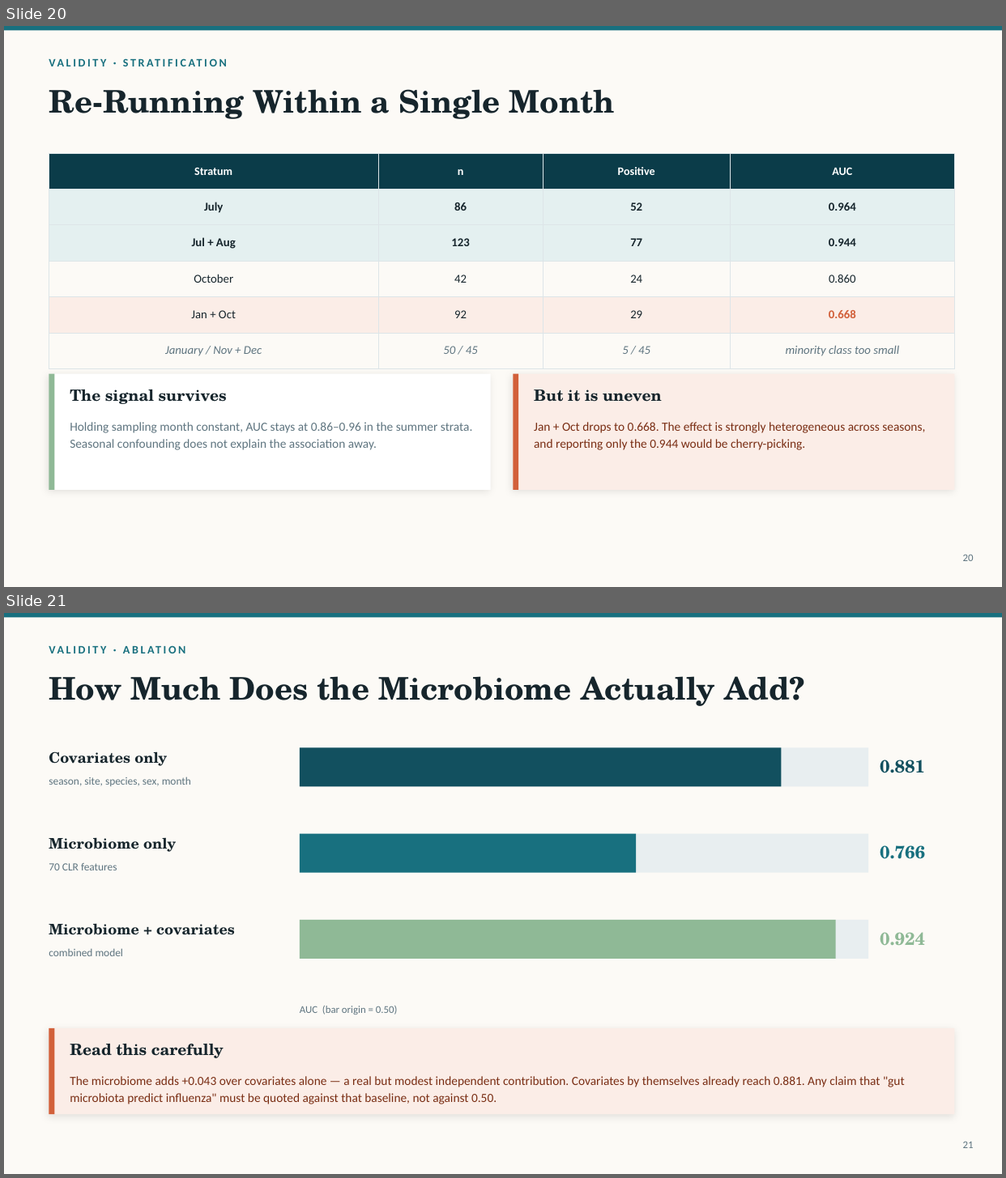
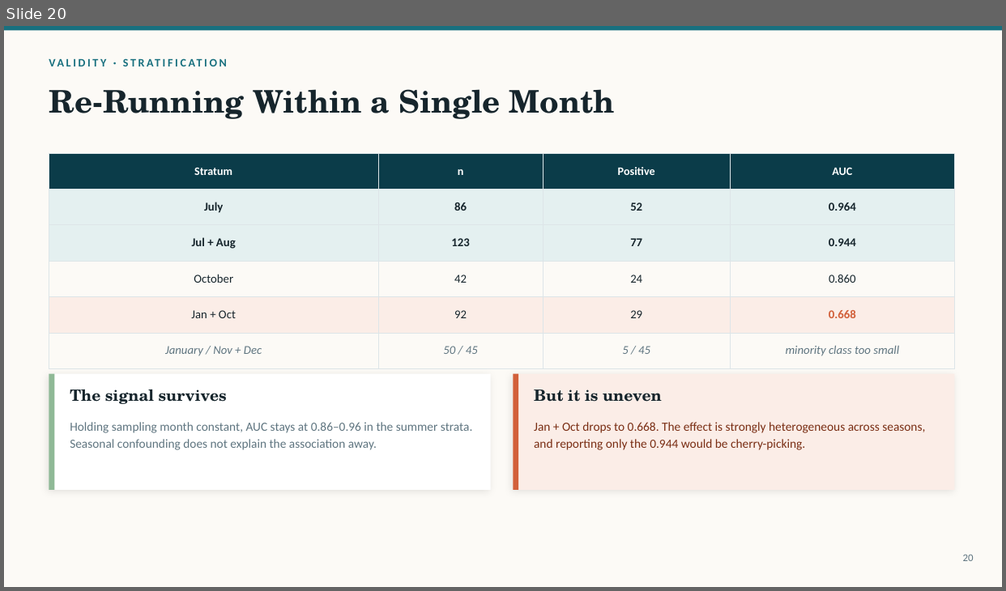
Before and after one commit to pengsihua2023/Christina-machine-learning-project, a slide deck: slides/Influenza_Microbiome_ML_Overview.pptx. Shown one above the other, each under a label of ours: slides 20 and 21 before the commit, slide 20 after it. The pictures are 1006x1178 and 1006x591 pixels, drawn with LibreOffice and Linux fonts; fonts in the diff are those of the drawing. Boxes give left, top, right and bottom in pixels: in the first picture for what was removed or moved away, otherwise in the second. Text is boxed around its words. In the diff, an @@ line names an element or a change of style, - is before the commit and + after.

```diff
--- a/slides/Influenza_Microbiome_ML_Overview.pptx
+++ b/slides/Influenza_Microbiome_ML_Overview.pptx
@@ slide 21 removed at (x1=4, y1=613, x2=1002, y2=1174), background #FCFAF6 @@
@@ rectangle removed at (x1=4, y1=613, x2=1002, y2=618) @@
@@ text removed at (x1=49, y1=638, x2=648, y2=659) @@
-VALIDITY · ABLATION
@@ text removed at (x1=49, y1=676, x2=805, y2=706) @@
-How Much Does the Microbiome Actually Add?
@@ text removed at (x1=49, y1=752, x2=167, y2=766) @@
-Covariates only
@@ rectangle removed at (x1=300, y1=747, x2=868, y2=786) @@
@@ rectangle removed at (x1=300, y1=747, x2=781, y2=786) @@
@@ text removed at (x1=49, y1=777, x2=191, y2=786) @@
-season, site, species, sex, month
@@ text removed at (x1=880, y1=760, x2=925, y2=773) @@
-0.881
@@ text removed at (x1=49, y1=837, x2=176, y2=852) @@
-Microbiome only
@@ rectangle removed at (x1=300, y1=834, x2=868, y2=873) @@
@@ rectangle removed at (x1=300, y1=834, x2=636, y2=873) @@
@@ text removed at (x1=880, y1=845, x2=925, y2=859) @@
-0.766
@@ text removed at (x1=49, y1=863, x2=117, y2=871) @@
-70 CLR features
@@ text removed at (x1=49, y1=923, x2=235, y2=935) @@
-Microbiome + covariates
@@ rectangle removed at (x1=300, y1=920, x2=868, y2=959) @@
@@ rectangle removed at (x1=300, y1=920, x2=836, y2=959) @@
@@ text removed at (x1=49, y1=948, x2=124, y2=956) @@
-combined model
@@ text removed at (x1=880, y1=932, x2=925, y2=945) @@
-0.924
@@ text removed at (x1=300, y1=1006, x2=398, y2=1015) @@
-AUC (bar origin = 0.50)
@@ rectangle removed at (x1=49, y1=1029, x2=955, y2=1114) @@
@@ rectangle removed at (x1=49, y1=1029, x2=54, y2=1114) @@
@@ text removed at (x1=70, y1=1044, x2=224, y2=1059) @@
-Read this carefully
@@ text removed at (x1=70, y1=1076, x2=905, y2=1105) @@
-The microbiome adds +0.043 over covariates alone — a real but modest independent contribution. Covariates by themselves already reach 0.881. Any claim that "gut microbiota predict influenza" must be quoted against that baseline, not against 0.50.
@@ text removed at (x1=963, y1=1141, x2=974, y2=1148) @@
-21
```
Also in this commit, not shown: 2 slides changed, 1 slide added, 11 other files.
